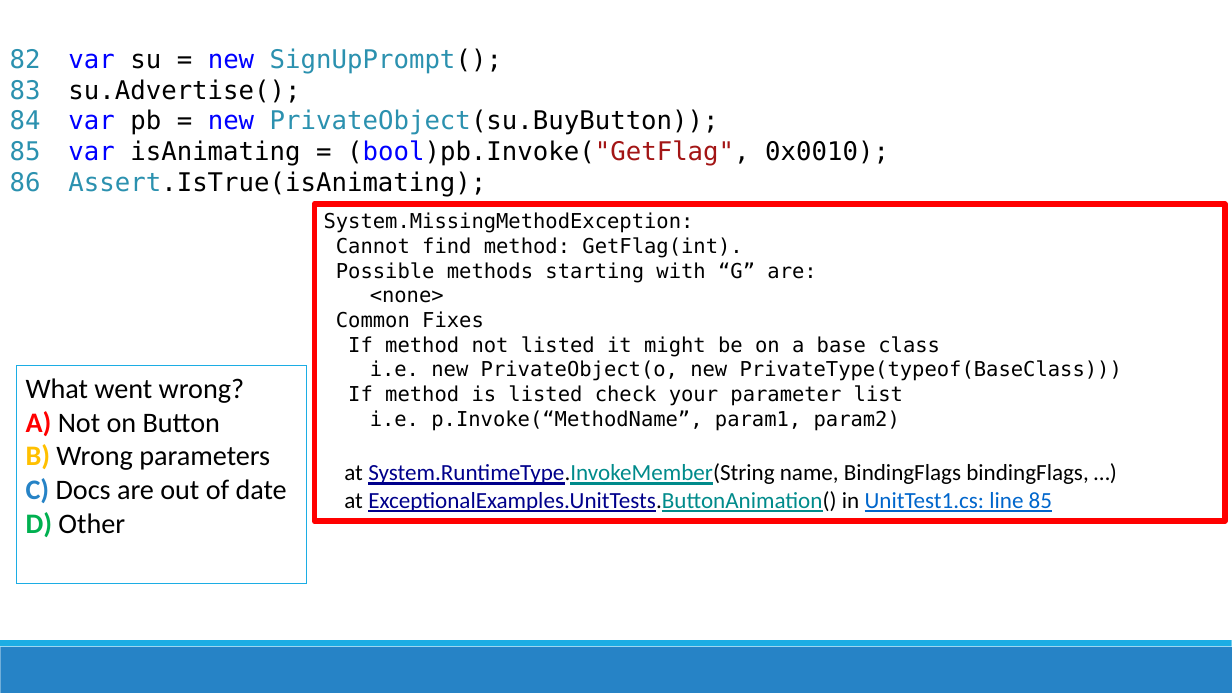
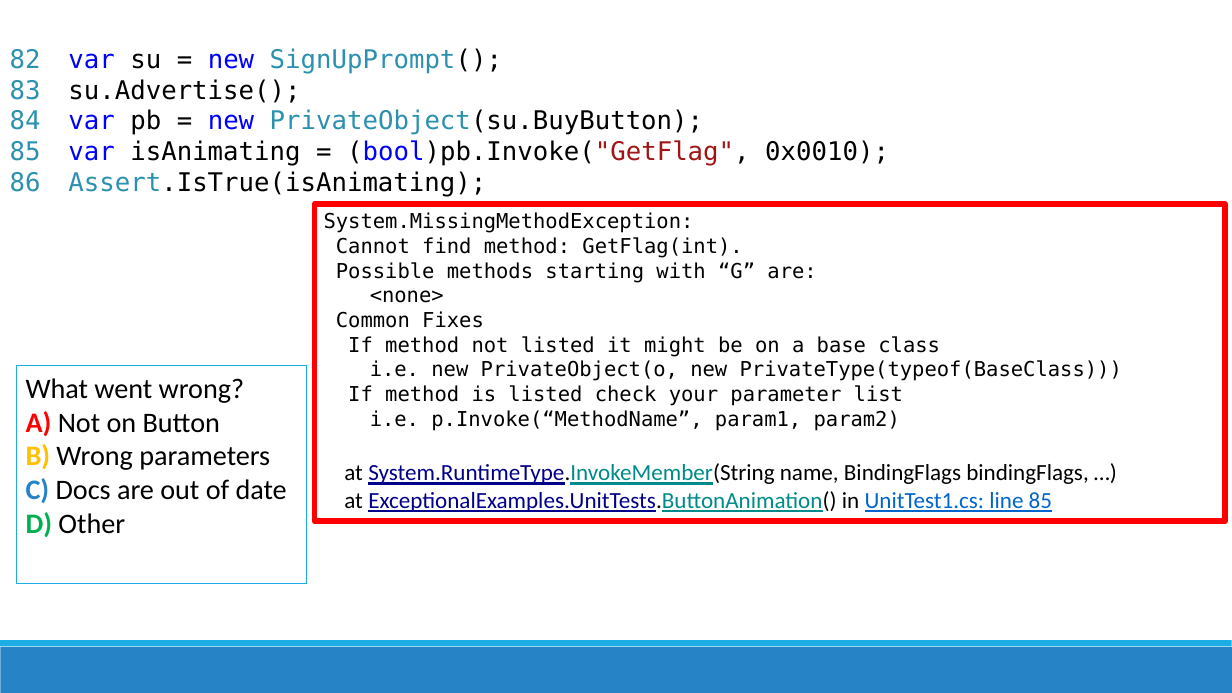
Before and after one commit to jamesrcounts/ExceptionalTalk, a slide deck: slide 31 of Exceptional Exceptions.pptx (slide 30 before the commit). Drawn at 1232x693 pixels with LibreOffice and Linux fonts; fonts in the diff are those of the drawing. Boxes give left, top, right and bottom in pixels: in the first picture for what was removed or moved away, otherwise in the second. Text is boxed around its words. In the diff, an @@ line names an element or a change of style, - is before the commit and + after.

```diff
--- a/Exceptional Exceptions.pptx
+++ b/Exceptional Exceptions.pptx
@@ text at [68, 109, 703, 135]: text changed @@
-var pb = new PrivateObject(su.BuyButton));
+var pb = new PrivateObject(su.BuyButton);
```
Also in this commit, not shown: 1 other slide changed, 1 slide added.
